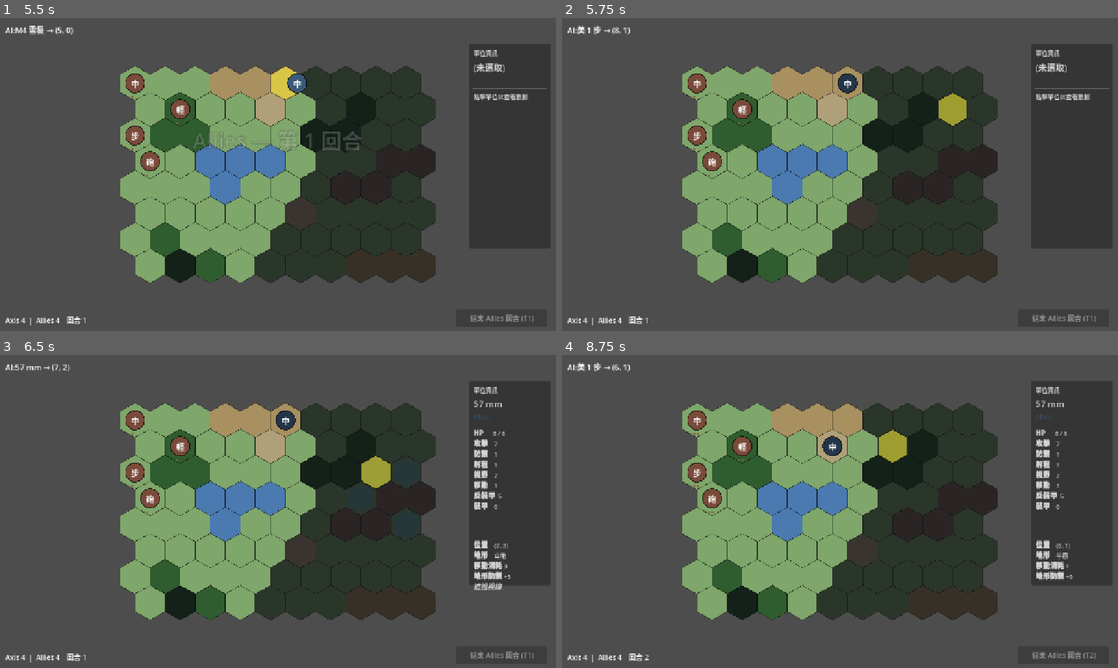
Above: before the commit, frames 1-4 (two rows, left to right).
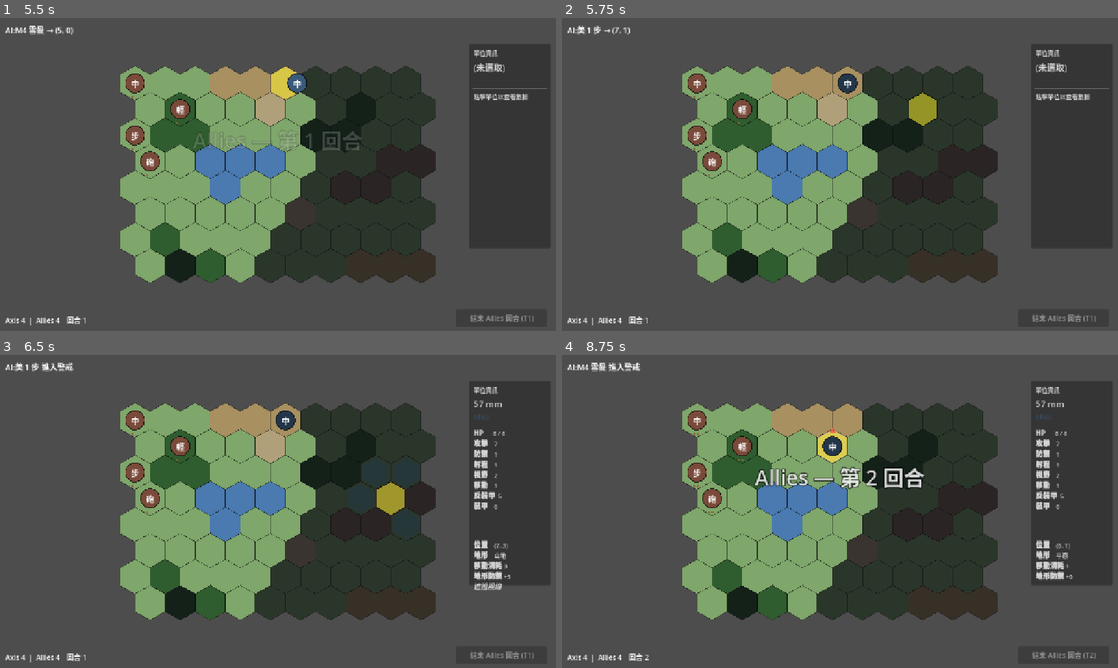
Above: after the commit, the same moments.

Repository: Fischer-Zhang/WorldWarII
Game: Godot game, scene res://scenes/main_menu.tscn
The game is run twice, just before and just after one commit, with the same random seed, the same clock (stepped at 60 frames per second) and the same inputs.
Inputs (mouse positions are in pixels of both pictures, inside the frame that each line leads up to):
- Up to frame 1 (5.5 s): click "開始戰役" at 0.5 s; click "簡單" at 1.25 s; click "普通" at 2 s; click "困難" at 2.75 s; click "00_sandbox — 沙盒測試地圖" at 3.5 s; click "開始戰鬥" at 4.25 s; click "結束 Axis 回合 (T1)" at 5 s
- Up to frame 2 (5.75 s): no input
- Up to frame 3 (6.5 s): tap Enter at 5.75 s; move the mouse to (400, 495) at 5.77 s; click (400, 495) at 5.92 s
- Up to frame 4 (8.75 s): drag from (728, 527) to (812, 574) at 6.52 s; move the mouse to (895, 442) at 7.27 s; click (895, 442) at 7.42 s; click "結束 Axis 回合 (T2)" at 8 s

Frame 1 is identical in both runs. In frame 2, 0.8% of the frame differs, in the area x 9-73%, y 2-35%; in frame 3, 1.0%; in frame 4, 1.8%, in the area x 2-66%, y 2-43%.

Commit message:
AI uses Overwatch + Dig In + path-crossing overwatch
Closes the "AI doesn't use its own toolkit" gap and upgrades overwatch
to fire along the entire path, not just the destination.

Path-crossing overwatch (battle.gd):
- _trigger_overwatch_along_path(mover, path) walks every hex in the
  BFS path. Each overwatch-flagged enemy that sees the hex AND has
  it in attack range fires a snap shot at that hex's world position.
  Returns the path index at which the mover died, or -1 if it survived.
- _move_with_overwatch(mover, path): unified move helper. Truncates
  the visual path to the death hex if mover doesn't survive, then
  runs the standard hex_map.move_unit_along_path animation; places
  wreckage + death animation if needed. Replaces the previous pair
  of `move + _trigger_overwatch_on_mover` callsites.
- Both player and AI callsites now go through this helper. Multiple
  overwatch shots can hit the mover during one move; ZoC's +2 cost
  compounds with overwatch reach so passing close to enemies is now
  meaningfully expensive.

AI overwatch decision (ai_controller.gd):
- plan_for_unit now evaluates a third action class: overwatch.
- _best_attack_value(M) returns the pre-weighted attack contribution
  for a candidate hex (matches the attack block in _score_position).
- _overwatch_score(M) returns the best snap-shot damage to any enemy
  that could enter the watcher's range next turn, ×0.6 uncertainty
  discount × _attack_w (same weight, so directly comparable).
- For each candidate M: compute base_score (attack-weighted), then
  derive overwatch_score = base - attack_value + overwatch_value.
  Pick whichever (M, action) pair scores highest.
- Indirect-fire units skip overwatch (artillery doesn't snap-shot).
- Return dict gains `action: "attack" | "overwatch" | "wait"`.

AI execution (_process_ai_units):
- Dispatches by plan.action: attack runs combat, overwatch sets the
  flag + ends the unit's turn, wait just ends the turn.
- Overwatch lookahead uses half the AI_STEP_DELAY (less to watch).
- Dig-in fires implicitly via the existing end-of-turn rule when AI
  units neither moved, attacked, nor went on overwatch — same code
  path as the player.

Behaviour you'll see:
- AI garrisons chokepoints: when a Wehrmacht MG team has no profitable
  target but a US infantry is within (move + range), it overwatches.
- AI rear-area units that have nothing to chase quietly entrench;
  their dig-in chevrons accumulate up to +3 defense.
- Player units that try to "rush past" an enemy now take multiple
  snap shots along the way, not just one at the destination.

Docs:
- ARCHITECTURE.md gains the path-crossing description and the new
  "AI overwatch decision" subsection.
- Scope notes flipped from "AI doesn't use these" to a more honest
  list of remaining limitations.

32/32 tests still pass — all changes live above the tested primitives.

Co-Authored-By: Claude Opus 4.7 (1M context) <noreply@anthropic.com>

Diff:
--- a/scripts/battle.gd
+++ b/scripts/battle.gd
@@ -155,23 +155,32 @@
 		if dest != u.coord:
 			var reachable: Dictionary = plan.get("reachable", {})
 			var path := Pathfinding.reconstruct_path(u.coord, dest, reachable, hex_map)
-			hex_map.move_unit_along_path(u, path)
-			AudioBank.play("move")
+			var survived := _move_with_overwatch(u, path)
 			hex_map.highlight_coord(dest)
-			_recompute_visibility()
-			_trigger_overwatch_on_mover(u)
 			info_label.text = "AI:%s → (%d, %d)" % [u.display_name, dest.x, dest.y]
 			await get_tree().create_timer(AI_STEP_DELAY).timeout
-		if not u.is_alive():
-			continue
+			if not survived:
+				continue
 		u.has_moved = true
-		var target: Unit = plan.get("attack")
-		if target != null and target.is_alive():
-			_resolve_attack(u, target)
-			await get_tree().create_timer(AI_STEP_DELAY).timeout
-		else:
-			u.has_attacked = true
-			u.queue_redraw()
+		var action := String(plan.get("action", "attack"))
+		match action:
+			"attack":
+				var target: Unit = plan.get("attack")
+				if target != null and target.is_alive():
+					_resolve_attack(u, target)
+					await get_tree().create_timer(AI_STEP_DELAY).timeout
+				else:
+					u.has_attacked = true
+					u.queue_redraw()
+			"overwatch":
+				u.on_overwatch = true
+				u.has_attacked = true
+				u.queue_redraw()
+				info_label.text = "AI:%s 進入警戒" % u.display_name
+				await get_tree().create_timer(AI_STEP_DELAY * 0.5).timeout
+			_:  # "wait" or anything else
+				u.has_attacked = true
+				u.queue_redraw()
 
 func _on_end_turn_pressed() -> void:
 	if phase == Phase.GAME_OVER:
@@ -248,11 +257,8 @@
 				var path := Pathfinding.reconstruct_path(
 					selected_unit.coord, coord, movement_range, hex_map
 				)
-				hex_map.move_unit_along_path(selected_unit, path)
-				AudioBank.play("move")
-				_recompute_visibility()
-				_trigger_overwatch_on_mover(selected_unit)
-				if not selected_unit.is_alive():
+				var survived := _move_with_overwatch(selected_unit, path)
+				if not survived:
 					_deselect()
 					_update_status()
 					return
@@ -467,55 +473,74 @@
 		hex_map.set_objective_coords([coord])
 		return
 
-func _trigger_overwatch_on_mover(mover: Unit) -> void:
-	# After `mover` arrived at its destination, check every overwatch
-	# unit. Each that sees the mover and has it in range fires once
-	# (half damage, no counter). Multiple watchers can all shoot.
-	for u in units:
-		var watcher: Unit = u
-		if not watcher.is_alive() or not watcher.on_overwatch:
-			continue
-		if watcher.faction_id == mover.faction_id:
-			continue
-		var w_vis: Dictionary = visibility_by_faction.get(watcher.faction_id, {})
-		if not w_vis.has(mover.coord):
-			continue
-		var w_def := DataLoader.get_unit_def(watcher.type_id)
-		var w_rng := int(w_def.get("range", 1))
-		if HexCoord.distance(watcher.coord, mover.coord) > w_rng:
-			continue
-		_resolve_overwatch(watcher, mover)
+func _trigger_overwatch_along_path(mover: Unit, path: Array) -> int:
+	# As `mover` passes through each hex along `path`, every watcher that
+	# sees the hex and has it in attack range snap-shots the mover. Each
+	# watcher fires at most once (on_overwatch consumed). Returns the
+	# path index at which the mover died, or -1 if it survived.
+	for i in range(1, path.size()):
 		if not mover.is_alive():
-			break
-
-func _resolve_overwatch(watcher: Unit, target: Unit) -> void:
+			return i - 1
+		var step: Vector2i = path[i]
+		var step_world := HexCoord.to_pixel(step, HexMap.HEX_SIZE)
+		for u in units:
+			var watcher: Unit = u
+			if not watcher.is_alive() or not watcher.on_overwatch:
+				continue
+			if watcher.faction_id == mover.faction_id:
+				continue
+			var w_vis: Dictionary = visibility_by_faction.get(watcher.faction_id, {})
+			if not w_vis.has(step):
+				continue
+			var w_def := DataLoader.get_unit_def(watcher.type_id)
+			var w_rng := int(w_def.get("range", 1))
+			if HexCoord.distance(watcher.coord, step) > w_rng:
+				continue
+			var dmg: int = _compute_overwatch_damage(watcher, mover, step)
+			watcher.play_attack_animation(step_world)
+			AudioBank.play("attack")
+			mover.take_damage(dmg)
+			DamagePopup.spawn(hex_map, step_world, dmg, Color(1.0, 0.85, 0.4))
+			watcher.on_overwatch = false
+			watcher.queue_redraw()
+			info_label.text = "⌖ %s 警戒射擊 %s @(%d,%d) → -%d" % [
+				watcher.display_name, mover.display_name, step.x, step.y, dmg,
+			]
+			if not mover.is_alive():
+				return i
+	return -1
+
+func _compute_overwatch_damage(watcher: Unit, target: Unit, target_step: Vector2i) -> int:
 	var w_def := DataLoader.get_unit_def(watcher.type_id)
 	var t_def := DataLoader.get_unit_def(target.type_id)
 	var w_terr := DataLoader.get_terrain_def(hex_map.terrain_at(watcher.coord))
-	var t_terr := DataLoader.get_terrain_def(hex_map.terrain_at(target.coord))
-	var d := HexCoord.distance(watcher.coord, target.coord)
+	var t_terr := DataLoader.get_terrain_def(hex_map.terrain_at(target_step))
+	var d := HexCoord.distance(watcher.coord, target_step)
 	var result := CombatResolver.resolve(
 		w_def, t_def, watcher.hp, target.hp,
 		w_terr, t_terr, d, target.dig_in_level,
 	)
-	# Overwatch: half damage rounded up, no counter (snap shot)
-	var dmg: int = int(ceil(float(result.damage_to_defender) / 2.0))
-	watcher.play_attack_animation(target.position)
-	AudioBank.play("attack")
-	target.take_damage(dmg)
-	DamagePopup.spawn(hex_map, target.position, dmg, Color(1.0, 0.85, 0.4))
-	watcher.on_overwatch = false
-	watcher.queue_redraw()
-	if not target.is_alive():
-		hex_map.unregister_unit(target)
-		hex_map.place_wreckage(target.coord, target.faction_color)
-		target.play_death_animation()
+	return int(ceil(float(result.damage_to_defender) / 2.0))
+
+func _move_with_overwatch(mover: Unit, path: Array) -> bool:
+	# Resolves overwatch along the path; truncates the move if the mover
+	# dies en route; performs the actual hex_map move + death effects.
+	# Returns true if the mover survived to its destination.
+	if path.size() < 2:
+		return mover.is_alive()
+	var death_idx := _trigger_overwatch_along_path(mover, path)
+	var effective_path: Array = path if death_idx < 0 else path.slice(0, death_idx + 1)
+	hex_map.move_unit_along_path(mover, effective_path)
+	AudioBank.play("move")
+	if death_idx >= 0:
+		var death_coord: Vector2i = path[death_idx]
+		hex_map.unregister_unit(mover)
+		hex_map.place_wreckage(death_coord, mover.faction_color)
+		mover.play_death_animation()
 		AudioBank.play("death")
 		units = units.filter(func(u): return u.is_alive())
-		_recompute_visibility()
-	info_label.text = "⌖ %s 警戒射擊 %s → -%d" % [
-		watcher.display_name, target.display_name, dmg,
-	]
+	_recompute_visibility()
+	return death_idx < 0
 
 func _show_turn_banner(text: String) -> void:
 	turn_banner.text = text
--- a/scripts/turn/ai_controller.gd
+++ b/scripts/turn/ai_controller.gd
@@ -75,17 +75,40 @@
 	var best := unit.coord
 	var best_score := -INF
 	var best_target: Unit = null
+	var best_action := "wait"  # "attack", "overwatch", or "wait"
 
 	for cand in candidates:
 		var coord: Vector2i = cand
-		var score := _score_position(unit, coord, known, visible_enemies, hex_map, atk_def, rng)
+		var base_score := _score_position(unit, coord, known, visible_enemies, hex_map, atk_def, rng)
 		var target := _best_attack_from(coord, rng, visible_enemies, atk_def)
-		if score > best_score:
-			best_score = score
+		# Attack score is implicit in base_score (already includes attack_term).
+		# Overwatch is an alternative: subtract the attack contribution (not
+		# attacking this turn) and add the overwatch score.
+		var overwatch_value := _overwatch_score(unit, coord, visible_enemies, hex_map, atk_def, rng)
+		var attack_value := _best_attack_value(unit, coord, visible_enemies, hex_map, atk_def, rng)
+		# attack_value and overwatch_value are both pre-weighted contributions.
+		# base_score already has attack_value baked in (via _score_position).
+		# To get the "overwatch" total, swap them:
+		var overwatch_score := base_score - attack_value + overwatch_value
+
+		if base_score > best_score:
+			best_score = base_score
 			best = coord
 			best_target = target
-
-	return {"move_to": best, "attack": best_target, "score": best_score, "reachable": reachable}
+			best_action = "attack" if target != null else "wait"
+		if overwatch_score > best_score and not atk_def.get("indirect", false):
+			best_score = overwatch_score
+			best = coord
+			best_target = null
+			best_action = "overwatch"
+
+	return {
+		"move_to": best,
+		"attack": best_target,
+		"action": best_action,
+		"score": best_score,
+		"reachable": reachable,
+	}
 
 func _score_position(
 	unit: Unit,
@@ -157,6 +180,63 @@
 			return total - 0.5
 		_:
 			return total
+
+func _best_attack_value(
+	unit: Unit, pos: Vector2i, visible_enemies: Array, hex_map,
+	atk_def: Dictionary, rng: int,
+) -> float:
+	# Returns the (pre-weighted) attack-term contribution this candidate
+	# position would produce — mirrors the attack block in _score_position
+	# so the AI can compare attack vs overwatch on equal footing.
+	var best := 0.0
+	for e in visible_enemies:
+		var enemy: Unit = e
+		var d := HexCoord.distance(pos, enemy.coord)
+		if d > rng:
+			continue
+		var def_def := DataLoader.get_unit_def(enemy.type_id)
+		var def_terr := DataLoader.get_terrain_def(hex_map.terrain_at(enemy.coord))
+		var atk_terr := DataLoader.get_terrain_def(hex_map.terrain_at(pos))
+		var r := CombatResolver.resolve(atk_def, def_def, unit.hp, enemy.hp, atk_terr, def_terr, d)
+		var dmg := float(r.damage_to_defender)
+		if r.defender_dies:
+			dmg += _kill_bonus
+		dmg -= 0.6 * float(r.counter_damage)
+		best = max(best, dmg)
+	return best * _attack_w
+
+func _overwatch_score(
+	unit: Unit, pos: Vector2i, visible_enemies: Array, hex_map,
+	atk_def: Dictionary, rng: int,
+) -> float:
+	# Estimates the value of *finishing turn on overwatch from pos*:
+	# best snap-shot damage to any enemy that could enter our range next
+	# turn. Discounted vs attack because triggering is uncertain.
+	if visible_enemies.is_empty():
+		return 0.0
+	if atk_def.get("indirect", false):
+		return 0.0
+	var best_snap := 0.0
+	for e in visible_enemies:
+		var enemy: Unit = e
+		var edef := DataLoader.get_unit_def(enemy.type_id)
+		var emove := int(edef.get("move", 0))
+		var d := HexCoord.distance(pos, enemy.coord)
+		# Enemy must be able to enter our attack range next turn.
+		if d > rng + emove:
+			continue
+		var def_terr := DataLoader.get_terrain_def("plain")  # worst-case (no cover bonus)
+		var atk_terr := DataLoader.get_terrain_def(hex_map.terrain_at(pos))
+		var r := CombatResolver.resolve(
+			atk_def, edef, unit.hp, enemy.hp, atk_terr, def_terr, rng, 0
+		)
+		var snap: float = max(1.0, ceil(float(r.damage_to_defender) / 2.0))
+		if snap >= enemy.hp:
+			snap += _kill_bonus * 0.5  # half kill bonus — less reliable
+		if snap > best_snap:
+			best_snap = snap
+	# 0.6 discount: enemy might not actually walk into range.
+	return best_snap * _attack_w * 0.6
 
 func _best_attack_from(pos: Vector2i, rng: int, enemies: Array, atk_def: Dictionary) -> Unit:
 	var hex_map = battle.hex_map
Not shown, changed: docs/ARCHITECTURE.md
